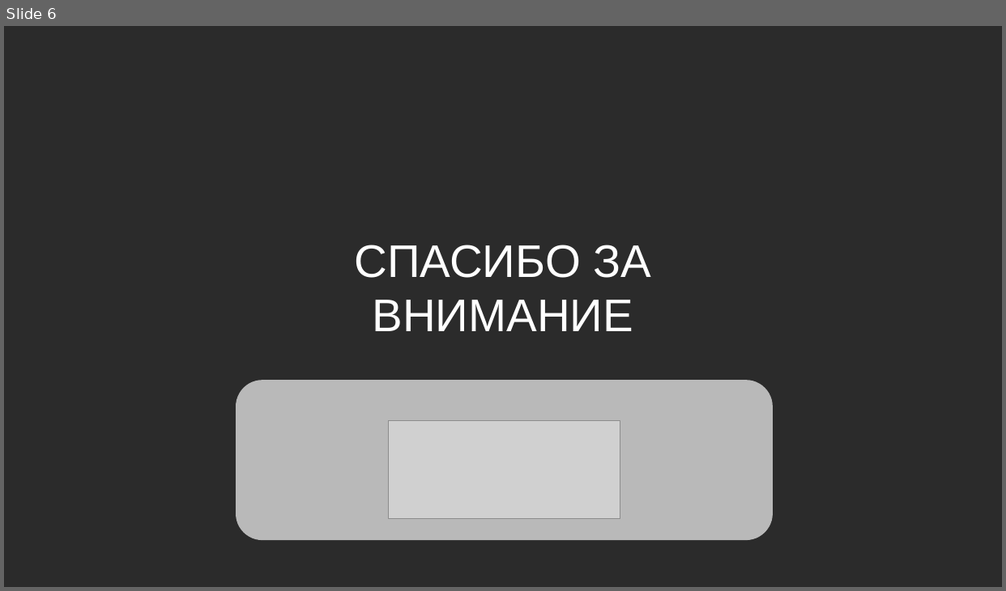
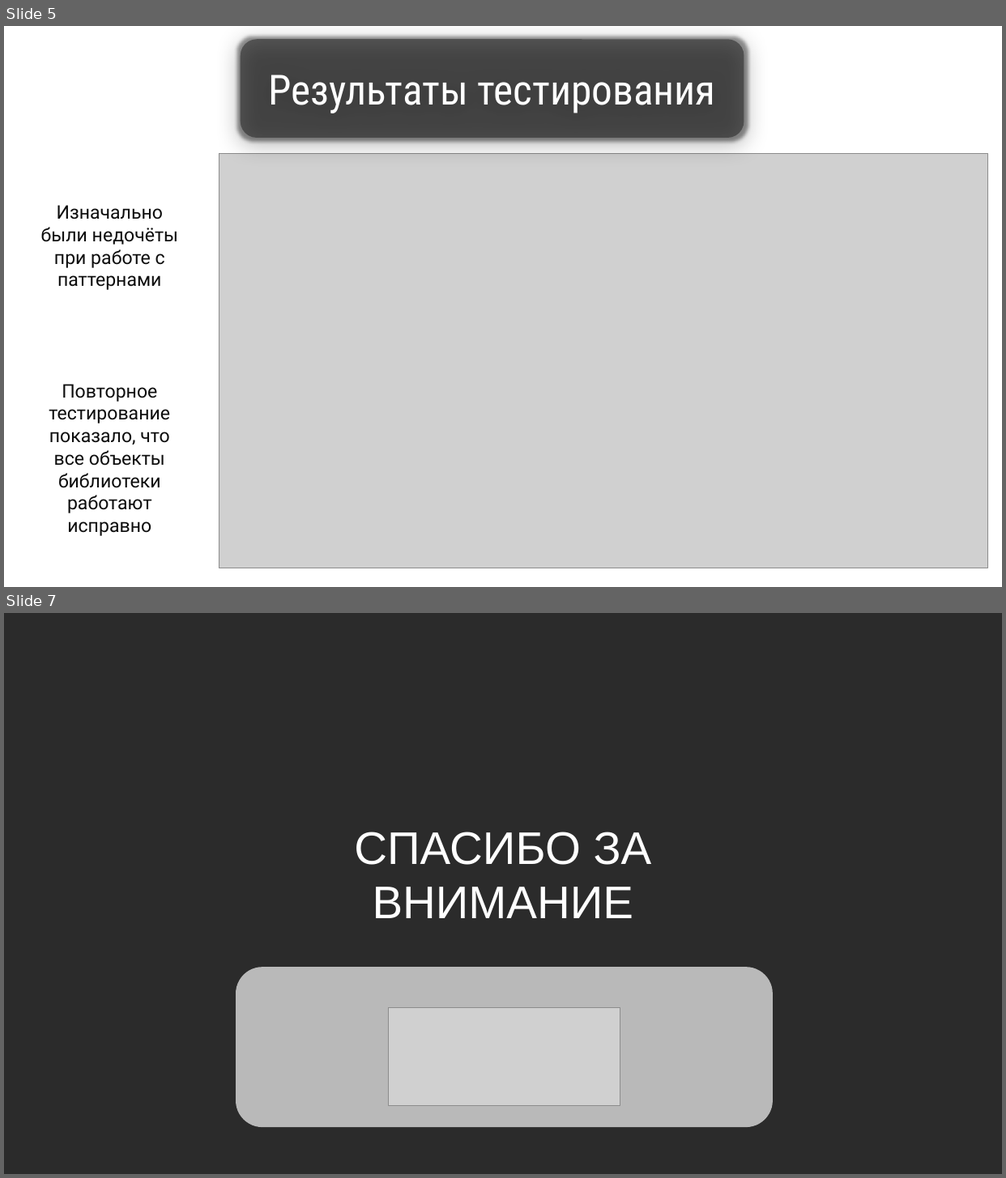
Before and after one commit to KlosHiHi/PITPM, a slide deck: pract/pract5/Презентация.pptx. Shown one above the other, each under a label of ours: slide 6 before the commit, slides 5 and 7 after it; the slides between them are not shown. The pictures are 1006x591 and 1006x1178 pixels, drawn with LibreOffice and Linux fonts; fonts in the diff are those of the drawing; grey boxes stand for pictures; background and template pictures are left out; a plain dark background stands for a picture behind light text. Boxes give left, top, right and bottom in pixels: in the first picture for what was removed or moved away, otherwise in the second. Text is boxed around its words. In the diff, an @@ line names an element or a change of style, - is before the commit and + after.

```diff
--- a/pract/pract5/Презентация.pptx
+++ b/pract/pract5/Презентация.pptx
@@ slide 5 added at (4, 26, 1002, 587), background picture (left out) @@
@@ rounded rectangle added at (241, 40, 744, 139), fill #000000 at 39% opacity, 40 pt, text #FFFFFF @@
+Результаты тестирования
@@ picture added at (219, 153, 987, 568) @@
@@ text added at (41, 205, 178, 290), 18 pt, text #0D0D0D @@
+Изначально были недочёты при работе с паттернами
@@ text added at (49, 384, 170, 536), 18 pt, text #0D0D0D @@
+Повторное тестирование показало, что все объекты библиотеки работают исправно
@@ what was slide 6 is now slide 7 @@
```
Also in this commit, not shown: 1 slide changed, 4 other slides added, 4 slides removed, 1 other file.
